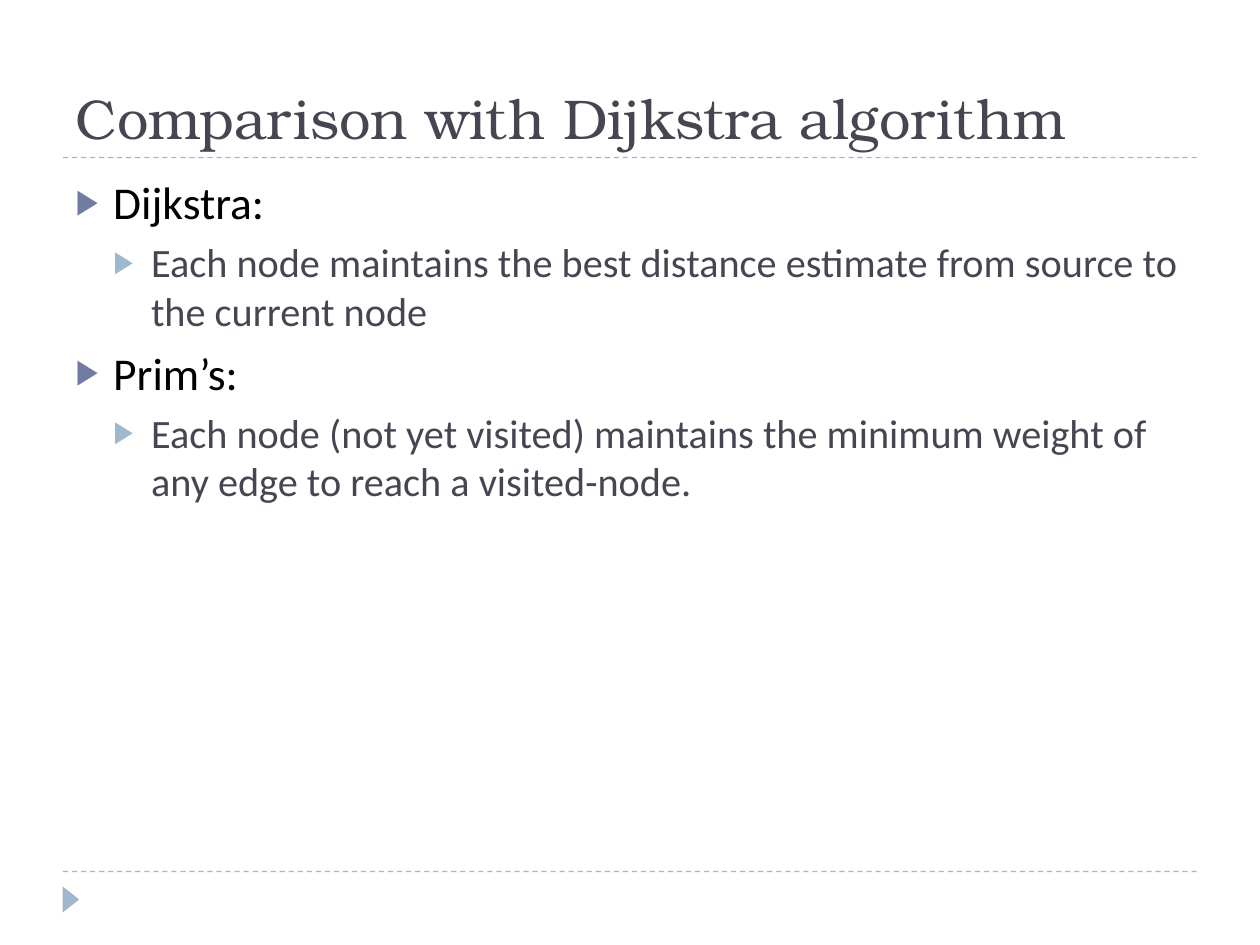
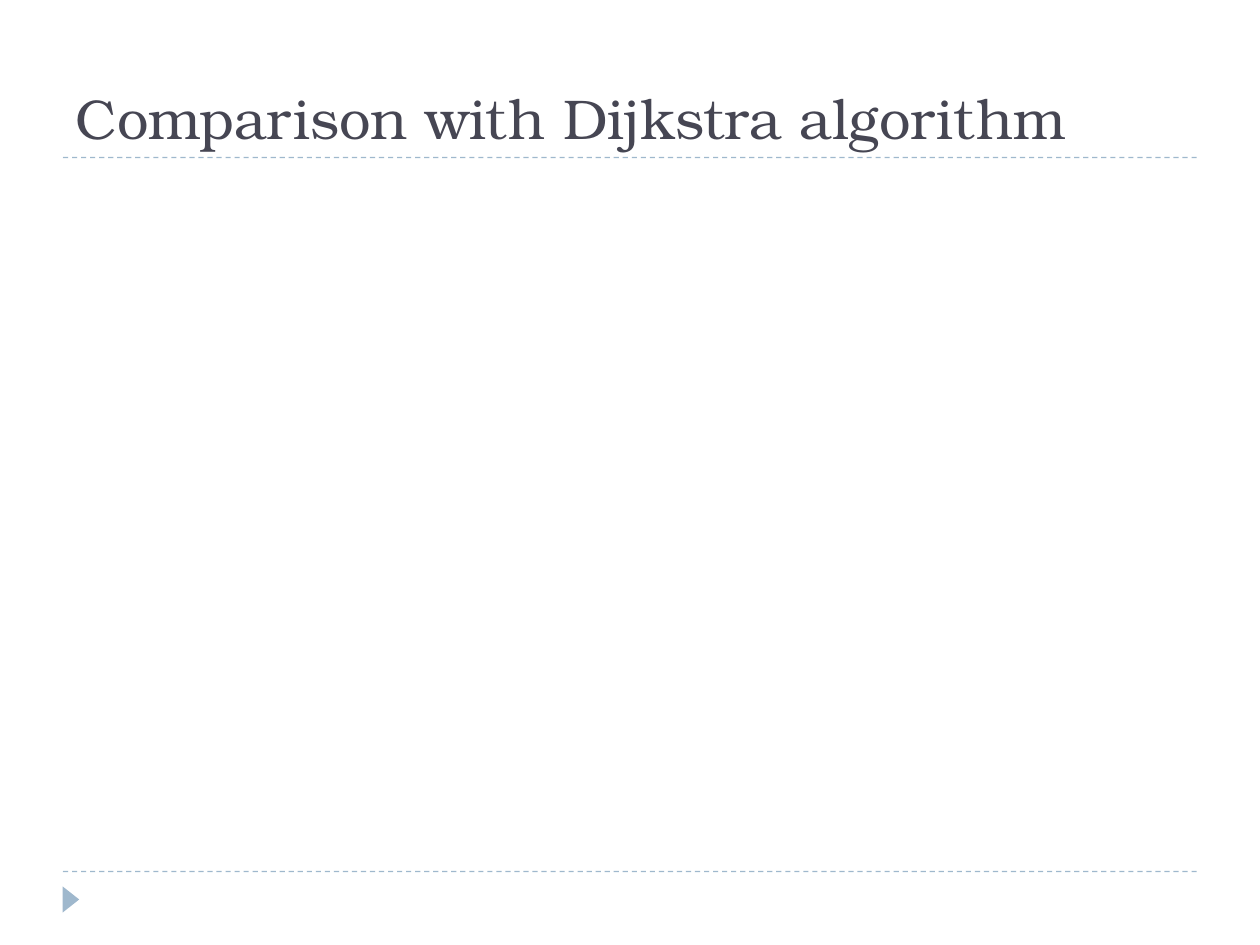
Before and after one commit to eldridgejm/dsc40b-2021-wi-public, a slide deck: slide 36 of published/lectures/16-prim/slides-wang.pptx (slide 34 before the commit). Drawn at 1260x945 pixels with LibreOffice and Linux fonts; fonts in the diff are those of the drawing; grey boxes stand for pictures. Boxes give left, top, right and bottom in pixels: in the first picture for what was removed or moved away, otherwise in the second. Text is boxed around its words. In the diff, an @@ line names an element or a change of style, - is before the commit and + after.

```diff
--- a/published/lectures/16-prim/slides-wang.pptx
+++ b/published/lectures/16-prim/slides-wang.pptx
@@ text removed at (113,187,1177,503) @@
-▶ Dijkstra:
-  ▶ Each node maintains the best distance estimate from source to the current node
-▶ Prim’s:
-  ▶ Each node (not yet visited) maintains the minimum weight of any edge to reach a visited-node.
```
Also in this commit, not shown: 4 other slides changed, 2 slides added, 1 other file.
